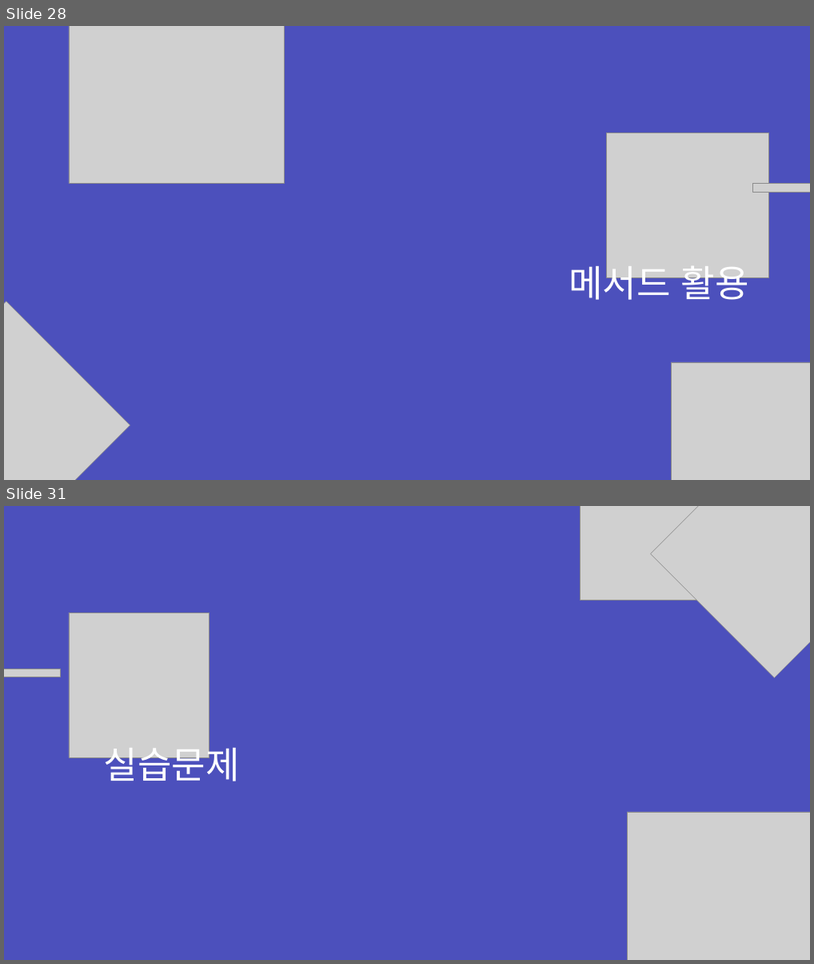
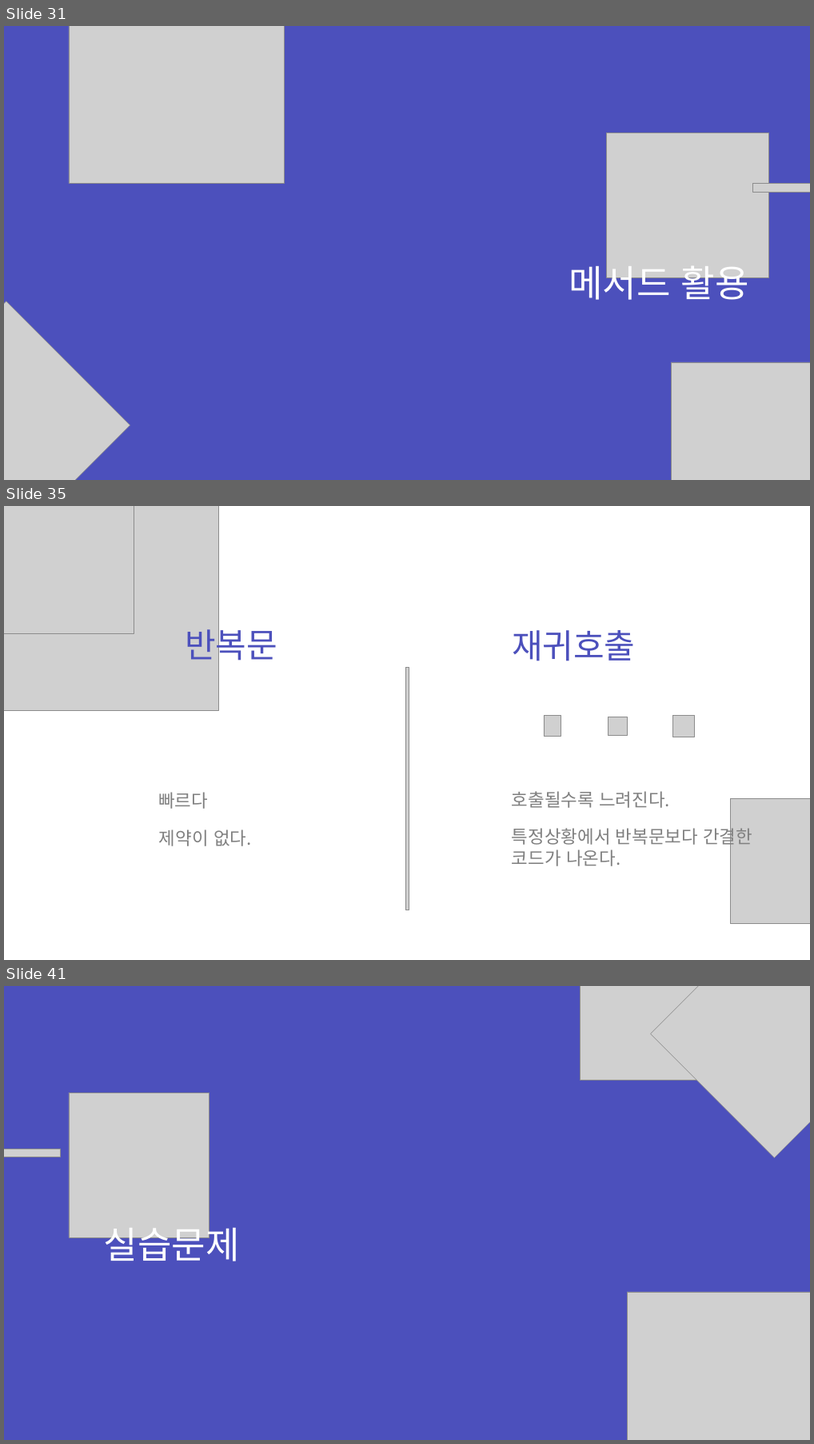
Before and after one commit to zest132/JavaLecture, a slide deck: JavaLecture/LectureFile/java 6강.pptx. Shown one above the other, each under a label of ours: slides 28 and 31 before the commit, slides 31, 35 and 41 after it; the slides between them are not shown. The pictures are 814x964 and 814x1444 pixels, drawn with LibreOffice and Linux fonts; fonts in the diff are those of the drawing; grey boxes stand for pictures; background and template pictures are left out. Boxes give left, top, right and bottom in pixels: in the first picture for what was removed or moved away, otherwise in the second. Text is boxed around its words. In the diff, an @@ line names an element or a change of style, - is before the commit and + after.

```diff
--- a/JavaLecture/LectureFile/java 6강.pptx
+++ b/JavaLecture/LectureFile/java 6강.pptx
@@ slide 35 added at box(4, 506, 810, 960), background #FFFFFF @@
@@ picture added at box(4, 506, 219, 710) @@
@@ picture added at box(4, 506, 134, 634) @@
@@ text added at box(185, 624, 278, 666), 60 pt, text #4C50BC @@
+반복문
@@ text added at box(512, 630, 636, 661), 60 pt, text #4C50BC @@
+재귀호출
@@ picture added at box(406, 668, 409, 910) @@
@@ picture added at box(544, 716, 561, 736) @@
@@ picture added at box(608, 717, 627, 735) @@
@@ picture added at box(674, 715, 695, 736) @@
@@ text added at box(158, 792, 208, 808), 32 pt, text #808080 @@
+빠르다
@@ text added at box(512, 791, 670, 808), 32 pt, text #808080 @@
+호출될수록 느려진다.
@@ picture added at box(731, 798, 810, 924) @@
@@ text added at box(159, 829, 252, 846), 32 pt, text #808080 @@
+제약이 없다.
@@ text added at box(512, 824, 753, 866), 32 pt, text #808080 @@
+특정상황에서 반복문보다 간결한 코드가 나온다.
@@ what was slide 28 is now slide 31 @@
@@ what was slide 31 is now slide 41 @@
```
Also in this commit, not shown: 3 slides changed, 9 other slides added, 3 other files.
